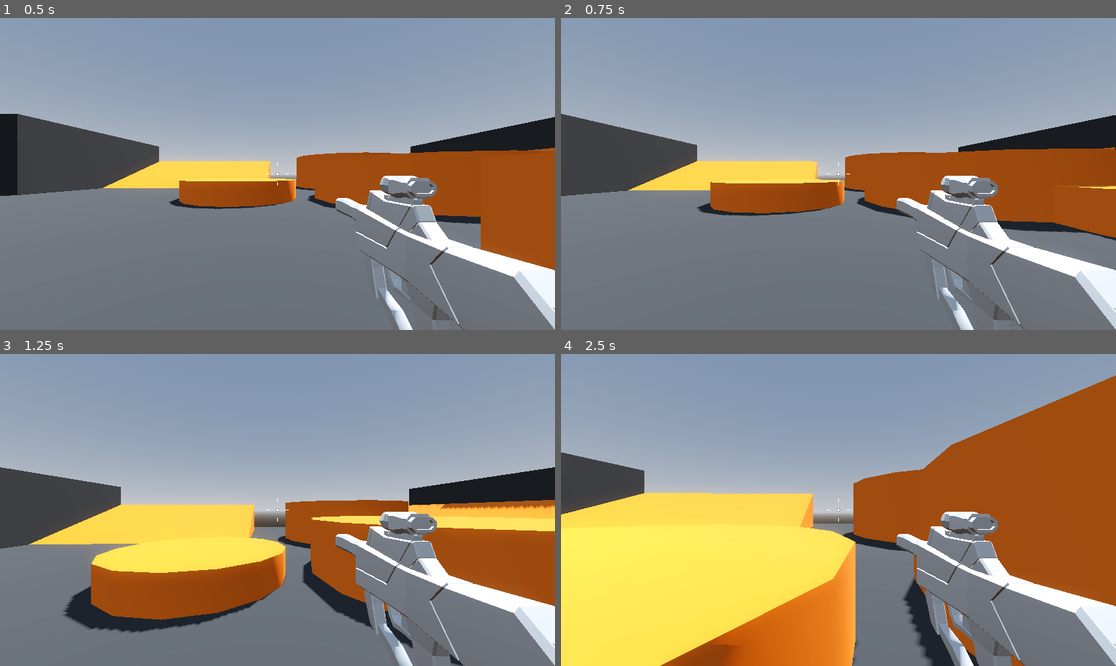
Above: before the commit, frames 1-4 (two rows, left to right).
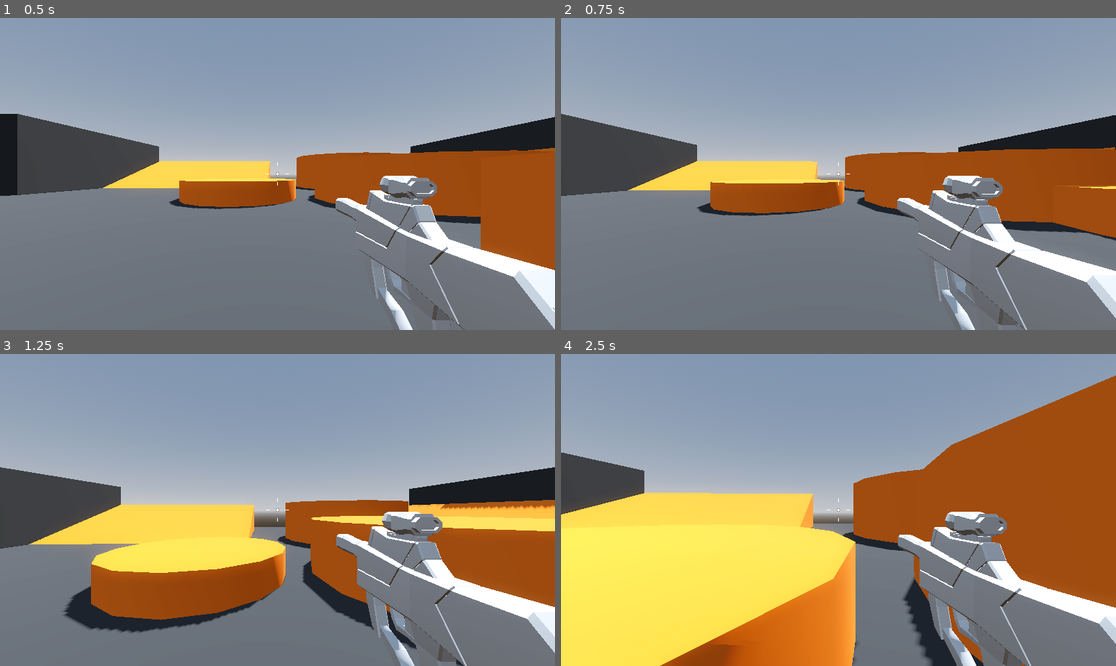
Above: after the commit, the same moments.

Repository: huangwei4478/godot-3d-exercises
Game: Godot game, scene res://Levels/Sandbox.tscn
Two runs of this game, one before a commit and one after it. Both use one fixed random seed, a clock stepped at 60 frames per second and the inputs below.
Inputs (mouse positions are in pixels of both pictures, inside the frame that each line leads up to):
- Up to frame 1 (0.5 s): no input
- Up to frame 2 (0.75 s): tap Enter (ui_accept) at 0.5 s; move the mouse to (866, 174) at 0.52 s; press the mouse at (866, 174) at 0.53 s; hold W (move_forward) from 0.53 s (still down)
- Up to frame 3 (1.25 s): keep holding W (move_forward); tap Space (jump) at 0.77 s
- Up to frame 4 (2.5 s): keep holding W (move_forward); move the mouse to (810, 510) at 1.27 s; release the mouse at (810, 510) at 1.28 s; click (810, 510) at 1.35 s; tap Space (jump) at 1.52 s; move the mouse to (849, 503) at 2.02 s; press the mouse at (849, 503) at 2.03 s

Frame 1 is identical in both runs. In frame 2, 1.6% of the frame differs, in the area x 60-100%, y 50-100%; in frame 3, 1.9%; in frame 4, 2.6%.

Commit message:
[add] FPS 14 Recoil and Raycast

Diff:
--- a/RoboRampage/Weapons/SMG.tscn
+++ b/RoboRampage/Weapons/SMG.tscn
@@ -3,7 +3,8 @@
 [ext_resource type="PackedScene" uid="uid://20qtkk4svlt2" path="res://Weapons/hitscan_weapon.tscn" id="1_g0dl2"]
 [ext_resource type="PackedScene" uid="uid://bcius0d7wp2sx" path="res://Weapons/SMG.glb" id="2_cxlg2"]
 
-[node name="SMG" instance=ExtResource("1_g0dl2")]
+[node name="SMG" node_paths=PackedStringArray("weapon_mesh") instance=ExtResource("1_g0dl2")]
+weapon_mesh = NodePath("SMG")
 
 [node name="SMG" parent="." index="1" instance=ExtResource("2_cxlg2")]
 transform = Transform3D(1, 0, 0, 0, 1, 0, 0, 0, 1, 0.596, -0.328, -0.784)
--- a/RoboRampage/Weapons/hitscan_weapon.gd
+++ b/RoboRampage/Weapons/hitscan_weapon.gd
@@ -1,10 +1,22 @@
 extends Node3D
 @onready var cooldown_timer: Timer = $CooldownTimer
 @export var fire_rate := 14.0
+@export var recoil := 0.05
+@export var weapon_mesh: Node3D
+
+@onready var weapon_position: Vector3 = weapon_mesh.position
+@onready var ray_cast_3d: RayCast3D = $RayCast3D
+
 
 # Called every frame. 'delta' is the elapsed time since the previous frame.
 func _process(delta: float) -> void:
 	if Input.is_action_pressed("fire"):
 		if cooldown_timer.is_stopped():
-			cooldown_timer.start(1.0 / fire_rate)
-			print("weapon fired!")
+			shoot()
+
+	weapon_mesh.position = weapon_mesh.position.lerp(weapon_position, delta * 10.0)
+
+func shoot() -> void:
+	cooldown_timer.start(1.0 / fire_rate)
+	weapon_mesh.position.z += recoil
+	printt("Weapon fired!", ray_cast_3d.get_collider())
--- a/RoboRampage/Weapons/hitscan_weapon.tscn
+++ b/RoboRampage/Weapons/hitscan_weapon.tscn
@@ -7,3 +7,6 @@
 
 [node name="CooldownTimer" type="Timer" parent="."]
 one_shot = true
+
+[node name="RayCast3D" type="RayCast3D" parent="."]
+target_position = Vector3(0, 0, -100)
